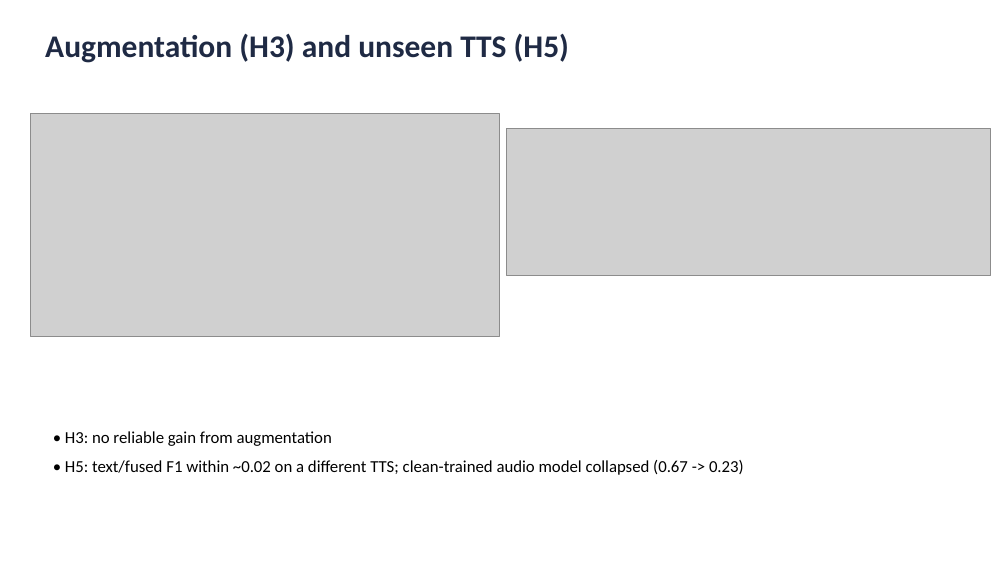
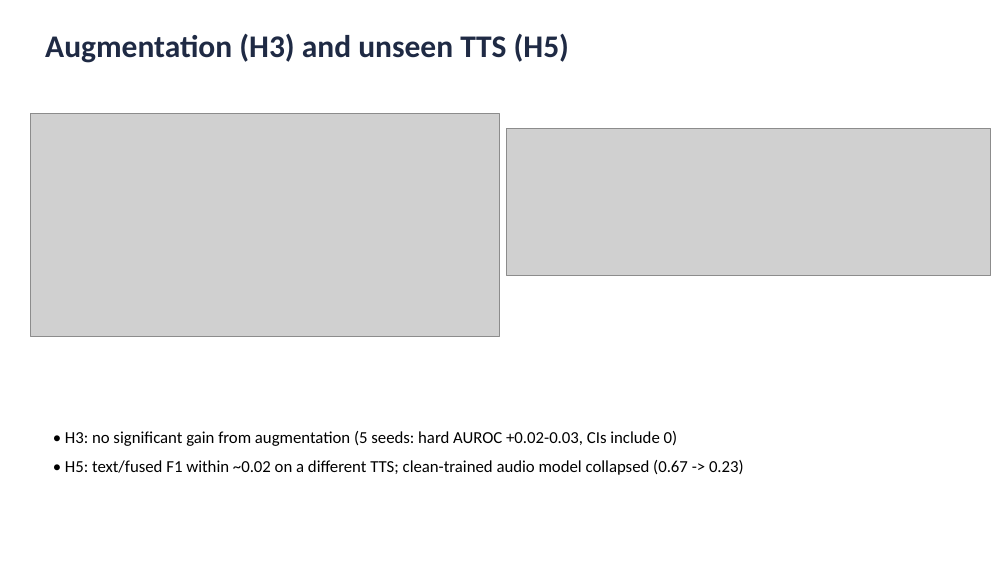
Before and after one commit to gkarthik04/fraudcall, a slide deck: slide 12 of report/slides.pptx. Drawn at 1008x567 pixels with LibreOffice and Linux fonts; fonts in the diff are those of the drawing; grey boxes stand for pictures. Boxes give left, top, right and bottom in pixels: in the first picture for what was removed or moved away, otherwise in the second. Text is boxed around its words. In the diff, an @@ line names an element or a change of style, - is before the commit and + after.

```diff
--- a/report/slides.pptx
+++ b/report/slides.pptx
@@ text at [65,431,678,446]: text changed @@
-• H3: no reliable gain from augmentation
+• H3: no significant gain from augmentation (5 seeds: hard AUROC +0.02-0.03, CIs include 0)
```
Also in this commit, not shown: 3 other slides changed, 1 slide added, 25 other files.
